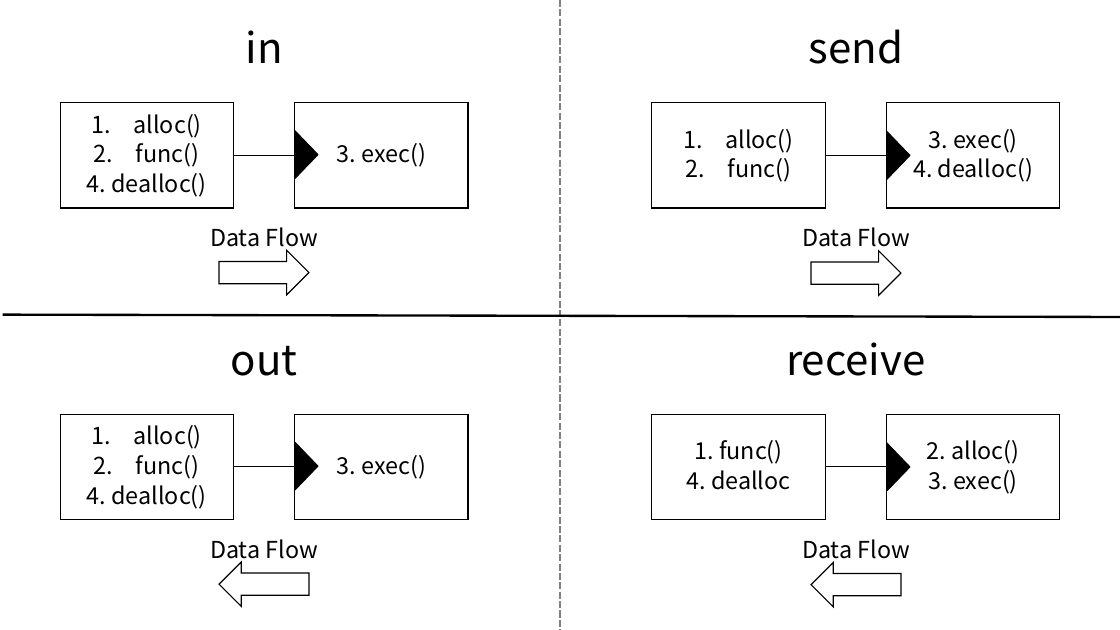
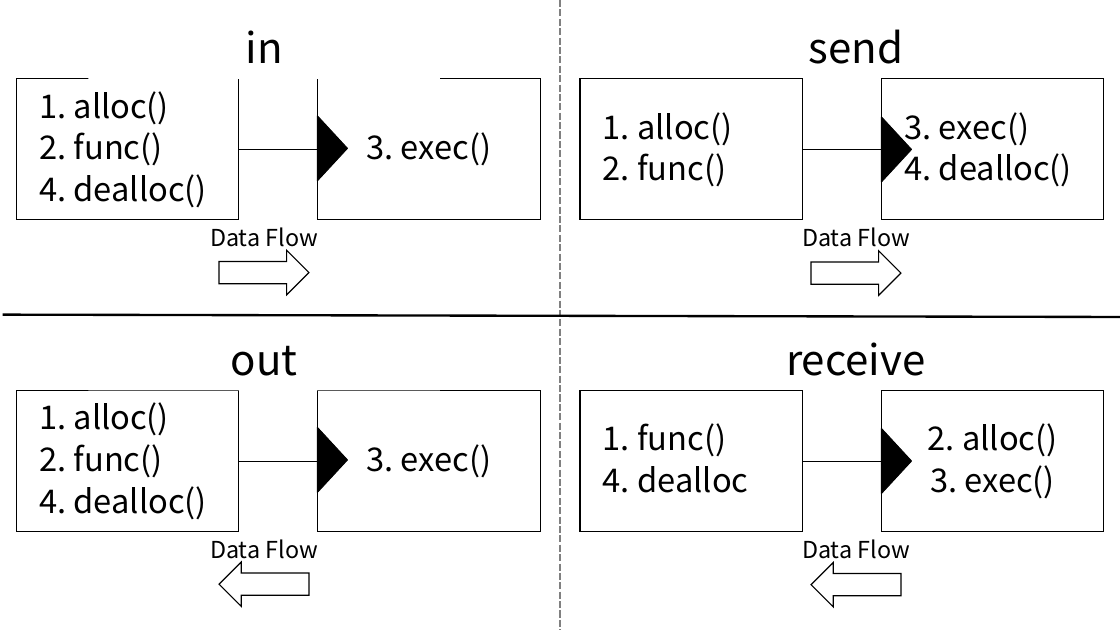
Before and after one commit to robotan0921/paper, a slide deck: slide 1 of ISORC2017/figure/SendReceive.pptx. Drawn at 1120x630 pixels with LibreOffice and Linux fonts; fonts in the diff are those of the drawing. Boxes give left, top, right and bottom in pixels: in the first picture for what was removed or moved away, otherwise in the second. Text is boxed around its words. In the diff, an @@ line names an element or a change of style, - is before the commit and + after.

```diff
--- a/ISORC2017/figure/SendReceive.pptx
+++ b/ISORC2017/figure/SendReceive.pptx
@@ rectangle "1. alloc()": place and size @@
-rectangle "1. alloc()" at (60,103,234,208)
+rectangle "1. alloc()" at (16,79,239,220)
@@ rectangle "3. exec()": place and size @@
-rectangle "3. exec()" at (295,103,468,208)
+rectangle "3. exec()" at (318,79,540,220)
@@ rectangle "1. alloc()": place and size @@
-rectangle "1. alloc()" at (652,103,825,208)
+rectangle "1. alloc()" at (580,79,802,220)
@@ rectangle "3. exec()": place and size @@
-rectangle "3. exec()" at (887,103,1060,208)
+rectangle "3. exec()" at (881,79,1104,220)
@@ rectangle "3. exec()" at (881,79,1104,220): size 20 to 28 pt; alignment centre to left; more space between paragraphs @@
@@ text in rectangle at (39,91,169,165): text changed; size 20 to 28 pt @@
-1. alloc()
-2. func()
+1. alloc()
+2. func()
@@ triangle: place and size @@
-triangle at (295,130,318,179)
+triangle at (318,116,348,181)
@@ text in rectangle at (603,112,732,186): text changed; size 20 to 28 pt @@
-1. alloc()
-2. func()
+1. alloc()
+2. func()
@@ triangle: place and size @@
-triangle at (887,131,911,180)
+triangle at (882,117,912,182)
@@ text in rectangle at (39,174,207,207): size 20 to 28 pt in "4. dealloc()"; alignment centre to left; more space between paragraphs @@
@@ line moved from (234, 155) - (295, 155) to (239, 150) - (318, 150) @@
@@ line moved from (826, 155) - (887, 155) to (803, 150) - (881, 150) @@
@@ rectangle "1. alloc()": place and size @@
-rectangle "1. alloc()" at (60,414,234,519)
+rectangle "1. alloc()" at (16,391,239,532)
@@ text in rectangle at (39,402,169,477): text changed; size 20 to 28 pt @@
-1. alloc()
-2. func()
+1. alloc()
+2. func()
@@ size 20 to 28 pt; more space between paragraphs in 3 elements at (881,391,1104,532), (318,79,540,220), (318,391,540,532) @@
@@ rectangle "3. exec()": place and size @@
-rectangle "3. exec()" at (295,414,468,519)
+rectangle "3. exec()" at (318,391,540,532)
@@ rectangle "1. func()" at (580,391,802,532): size 20 to 28 pt; alignment centre to left; more space between paragraphs @@
@@ rectangle "1. func()": place and size @@
-rectangle "1. func()" at (652,414,825,519)
+rectangle "1. func()" at (580,391,802,532)
@@ rectangle "2. alloc()": place and size @@
-rectangle "2. alloc()" at (887,414,1060,519)
+rectangle "2. alloc()" at (881,391,1104,532)
@@ triangle: place and size @@
-triangle at (295,442,318,491)
+triangle at (318,428,348,493)
@@ triangle: place and size @@
-triangle at (887,443,911,492)
+triangle at (882,429,912,494)
@@ line moved from (234, 467) - (295, 467) to (239, 461) - (318, 461) @@
@@ line moved from (826, 467) - (887, 467) to (803, 461) - (881, 461) @@
@@ text in rectangle at (39,486,207,519): size 20 to 28 pt in "4. dealloc()"; alignment centre to left; more space between paragraphs @@
```
Also in this commit, not shown: 7 other files.
